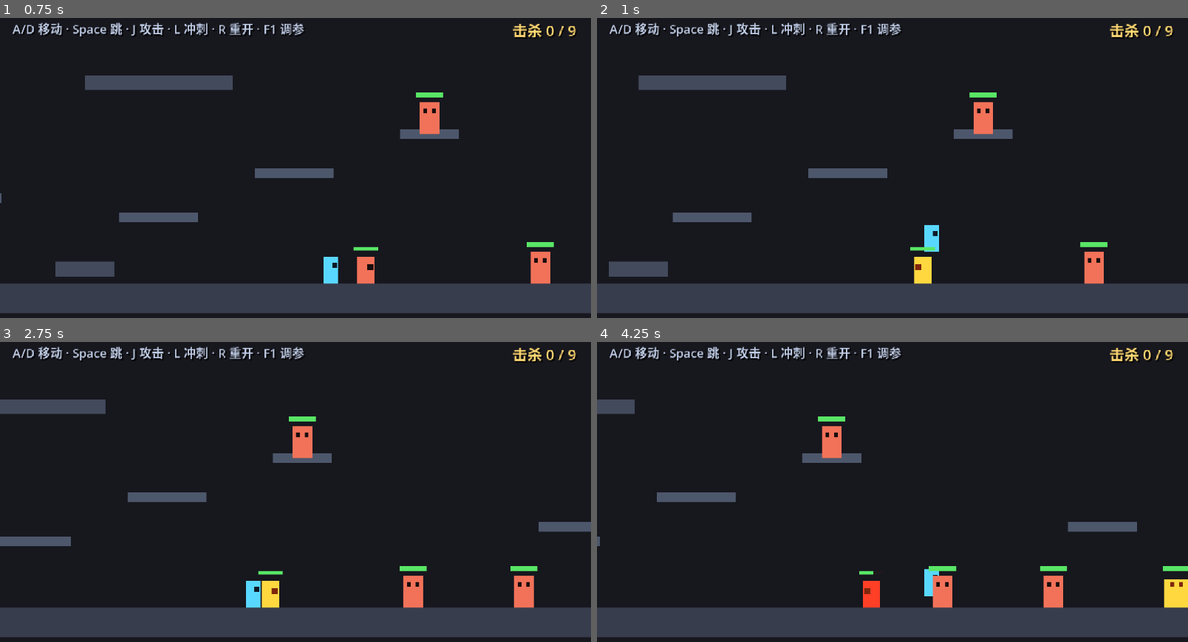
Above: before the commit, frames 1-4 (two rows, left to right).
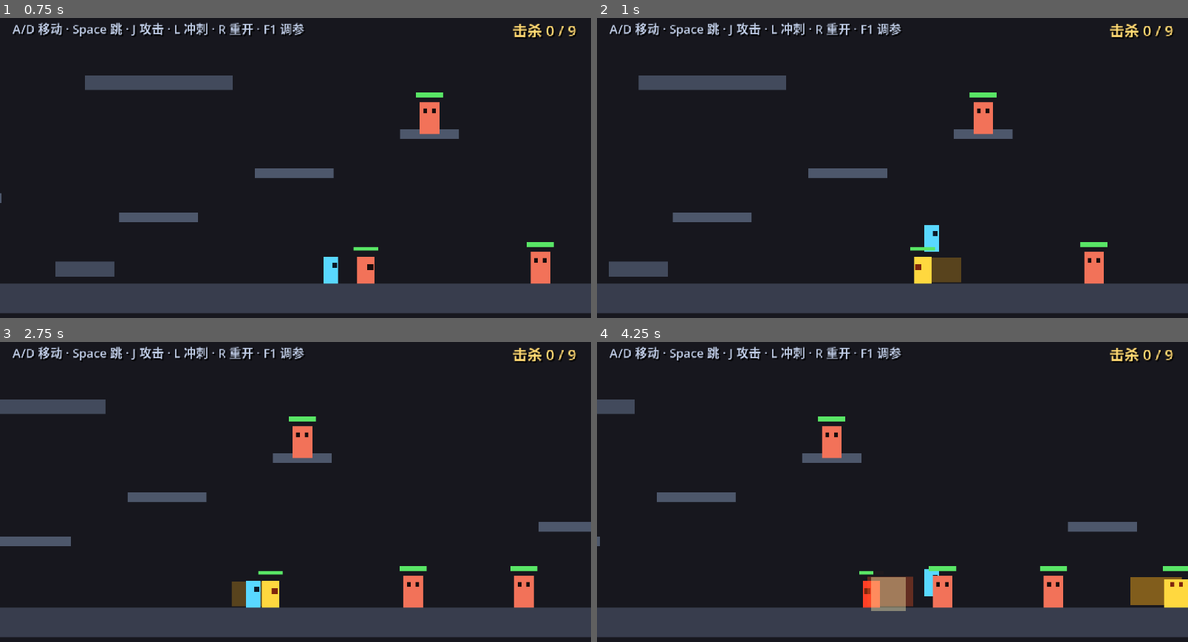
Above: after the commit, the same moments.

Repository: Palard-Lancelot/Palard-ZMD
Game: Godot game, scene res://scenes/boot/boot.tscn
Two runs of this game, one before a commit and one after it. Both use one fixed random seed, a clock stepped at 60 frames per second and the inputs below.
Inputs:
- Up to frame 1 (0.75 s): tap Enter at 0.5 s; hold D (move_right) from 0.53 s (still down); tap J (attack) at 0.6 s
- Up to frame 2 (1 s): keep holding D (move_right); tap Space (jump) at 0.77 s
- Up to frame 3 (2.75 s): tap J (attack) at 1.35, 2.3 s; tap Space (jump) at 1.52 s; release D (move_right) at 2.03 s; hold A (move_left) from 2.03 s (still down); tap L (dash) at 2.1 s
- Up to frame 4 (4.25 s): release A (move_left) at 2.78 s; hold D (move_right) from 2.78 s (still down); tap R at 2.85 s; tap Space (jump) at 3.02, 3.77 s; tap J (attack) at 3.05, 3.6 s

Frame 1 is identical in both runs. In frame 2, 0.4% of the frame differs, in the area x 56-62%, y 79-89%; in frame 3, 0.2%; in frame 4, 1.4%, in the area x 45-99%, y 78-90%.

Commit message:
fix(telegraph): 敌人攻击的可读性 —— 范围可视 + 出伤时机可视
用户反馈两个体感问题：
  1. 「出伤速度与画面不同步」—— 原来出伤只有身体变色，没有挥砍动作
  2. 「攻击范围得靠自己猜」—— 判定盒完全不可见

这不是美术缺失，是反馈缺失 —— 灰盒阶段就能、也应该解决。

改动（enemy_base.gd + dummy.gd 同一套）：
- 前摇 TelegraphVisual
    半透明橙黄矩形，**直接取自 CollisionShape2D 的真实尺寸与偏移**。
    改攻击盒尺寸时提示会自动跟随，不会出现"提示与实际判定不符"。
    前摇期间透明度 0.22 → 0.55 并略微放大 ——
    玩家能靠"变亮进度"预判出手时机，而不是数帧。
- 出伤 SlashVisual
    明显的红橙矩形 + 短促放大淡出（0.10s），
    让"判定生效的那一瞬"有明确的视觉锚点。
- 命中火花
    出伤瞬间在判定区中心炸开一个亮色方块并快速放大淡出。
- _apply_facing 同步可视化位置，攻击盒翻转时提示跟着翻转。

修复的渲染 bug：
  提示框原本 z_index = -1，而关卡 Background 是覆盖全屏的
  深色 ColorRect（z_index 0）—— 提示被背景完全盖住，看起来像没实现。
  → Background z_index 设为 -10，所有游戏对象都在它之上。

验证：8 个套件 57/57 全部通过
截图确认：
  · 前摇时敌人左侧出现清晰的橙黄范围框
  · 出伤时出现红色挥砍矩形 + 灰白命中火花

截图方法（再次确认）：PowerShell 截窗口不可靠，用
  get_root().get_texture().get_image().save_png("user://x.png")

Diff:
--- a/scenes/world/test_level.tscn
+++ b/scenes/world/test_level.tscn
@@ -60,6 +60,7 @@
 script = ExtResource("2_level")
 
 [node name="Background" type="ColorRect" parent="."]
+z_index = -10
 offset_left = -300.0
 offset_top = -300.0
 offset_right = 1400.0
--- a/scripts/enemies/dummy.gd
+++ b/scripts/enemies/dummy.gd
@@ -61,6 +61,103 @@
 		_attack_box.visible = false
 	_attack_timer = ATTACK_COOLDOWN
 	_player = get_tree().get_first_node_in_group("player")
+	_build_attack_visuals()
+
+
+# ============================================================
+# 攻击可视化（可读性修复 —— 与 enemy_base.gd 同一套思路）
+#
+# 解决两个体感问题：
+#   1. 出伤速度与画面不同步：原来只有身体变色，没有挥砍
+#   2. 攻击范围靠猜：判定盒不可见
+# ============================================================
+
+var _telegraph_poly: Polygon2D
+var _slash_poly: Polygon2D
+
+
+func _build_attack_visuals() -> void:
+	if _attack_box == null:
+		return
+	_telegraph_poly = Polygon2D.new()
+	_telegraph_poly.name = "TelegraphVisual"
+	_telegraph_poly.color = Color(1.0, 0.7, 0.1, 0.22)
+	_telegraph_poly.visible = false
+	_telegraph_poly.z_index = -1
+	add_child(_telegraph_poly)
+
+	_slash_poly = Polygon2D.new()
+	_slash_poly.name = "SlashVisual"
+	_slash_poly.color = Color(1.0, 0.35, 0.15, 0.75)
+	_slash_poly.visible = false
+	add_child(_slash_poly)
+
+	_sync_attack_visuals()
+
+
+## 让可视化矩形与攻击盒真实范围一致（范围取自 CollisionShape2D，改尺寸会自动跟随）
+func _sync_attack_visuals() -> void:
+	if _attack_box == null or _telegraph_poly == null:
+		return
+	var sh := _attack_box.get_node_or_null("CollisionShape2D") as CollisionShape2D
+	if sh == null or not (sh.shape is RectangleShape2D):
+		return
+	var size: Vector2 = (sh.shape as RectangleShape2D).size
+	var center: Vector2 = _attack_box.position + sh.position
+	var half := size * 0.5
+	var pts := PackedVector2Array([
+		center + Vector2(-half.x, -half.y),
+		center + Vector2( half.x, -half.y),
+		center + Vector2( half.x,  half.y),
+		center + Vector2(-half.x,  half.y),
+	])
+	_telegraph_poly.polygon = pts
+	_slash_poly.polygon = pts
+
+
+func _show_telegraph(v: bool) -> void:
+	if _telegraph_poly:
+		_telegraph_poly.visible = v
+		if v:
+			_telegraph_poly.color.a = 0.22
+			_telegraph_poly.scale = Vector2.ONE
+
+
+func _show_slash(v: bool) -> void:
+	if _slash_poly:
+		_slash_poly.visible = v
+		if v:
+			_slash_poly.color.a = 0.75
+			_slash_poly.scale = Vector2.ONE
+			var tw := create_tween()
+			tw.set_parallel(true)
+			tw.tween_property(_slash_poly, "scale", Vector2(1.15, 1.3), 0.10)
+			tw.tween_property(_slash_poly, "color:a", 0.0, 0.12)
+
+
+## 出伤瞬间的命中火花
+func _spawn_hit_spark() -> void:
+	if _attack_box == null:
+		return
+	var sh := _attack_box.get_node_or_null("CollisionShape2D") as CollisionShape2D
+	if sh == null:
+		return
+	var center: Vector2 = _attack_box.position + sh.position
+
+	var spark := Polygon2D.new()
+	spark.color = Color(1.0, 0.95, 0.7, 0.9)
+	var s := 6.0
+	spark.polygon = PackedVector2Array([
+		Vector2(-s, -s), Vector2(s, -s), Vector2(s, s), Vector2(-s, s)
+	])
+	spark.position = center
+	add_child(spark)
+
+	var tw := create_tween()
+	tw.set_parallel(true)
+	tw.tween_property(spark, "scale", Vector2(3.0, 3.0), 0.10)
+	tw.tween_property(spark, "color:a", 0.0, 0.12)
+	tw.chain().tween_callback(spark.queue_free)
 
 
 func _physics_process(_delta: float) -> void:
@@ -79,12 +176,16 @@
 # ============================================================
 
 func _tick_attack() -> void:
-	# --- 前摇：明显的视觉预警 ---
+	# --- 前摇：明显的视觉预警 + 攻击范围提示 ---
 	if _windup_left > 0:
 		_windup_left -= 1
 		# 呼吸式放大，越接近出手越大
 		var t: float = 1.0 - float(_windup_left) / float(WINDUP_FRAMES)
 		_body.scale = Vector2(1.0 + 0.35 * t, 1.0 - 0.15 * t)
+		# 范围提示随进度变亮，让玩家能预判出手时机
+		if _telegraph_poly and _telegraph_poly.visible:
+			_telegraph_poly.color.a = 0.22 + 0.33 * t
+			_telegraph_poly.scale = Vector2(1.0 + 0.06 * t, 1.0 + 0.06 * t)
 		if _windup_left == 0:
 			_start_active()
 		return
@@ -95,6 +196,7 @@
 		if _active_left == 0:
 			if _attack_box:
 				_attack_box.deactivate()
+			_show_slash(false)
 			_recovery_left = RECOVERY_FRAMES
 		return
 
@@ -122,8 +224,9 @@
 		_eye_l.color = Color(0.5, 0.15, 0.05, 1)
 	if _eye_r:
 		_eye_r.color = Color(0.5, 0.15, 0.05, 1)
-	# 前摇期间就把攻击盒移到正确方向，让玩家能预判打击范围
+	# 前摇期间就把攻击盒移到正确方向，并显示攻击范围提示
 	_apply_facing()
+	_show_telegraph(true)
 
 
 ## 起手前摇时转向玩家。这是"攻击可被预判"的一部分 ——
@@ -150,11 +253,16 @@
 		var shape_node := _attack_box.get_node_or_null("CollisionShape2D") as CollisionShape2D
 		if shape_node:
 			shape_node.position.x = 16.0 * _facing
+	# 攻击可视化跟随翻转，保证提示与实际判定一致
+	_sync_attack_visuals()
 
 
 func _start_active() -> void:
 	_active_left = ACTIVE_FRAMES
 	_body.color = Color(1.0, 0.25, 0.15, 1.0)
+	_show_telegraph(false)
+	_show_slash(true)
+	_spawn_hit_spark()
 	if _attack_box and _attack_box.has_method("activate"):
 		_attack_box.activate()
 
--- a/scripts/enemies/enemy_base.gd
+++ b/scripts/enemies/enemy_base.gd
@@ -88,6 +88,14 @@
 var _flash_frames: int = 0
 var _attack_timer: int = 0
 var _player: Node2D = null
+
+## 攻击可视化（阶段 0 可读性修复）
+## 这两块色块解决两个体感问题：
+##   1. 「出伤速度与画面不同步」—— 原来出伤时只有身体变色，没有挥砍动作
+##   2. 「攻击范围得靠自己猜」—— 原来判定盒完全不可见
+## 不需要美术资源，纯色块即可。
+var _telegraph_poly: Polygon2D     ## 前摇：覆盖真实判定范围的半透明提示
+var _slash_poly: Polygon2D         ## 出伤：明显的一记挥砍
 
 @onready var _body: Polygon2D = $Body
 @onready var _eye: Polygon2D = $Eye
@@ -116,7 +124,51 @@
 	_update_hp_bar()
 	if _attack_box:
 		_attack_box.deactivate()
+	_build_attack_visuals()
 	_apply_facing()
+
+
+# ============================================================
+# 攻击可视化（可读性）
+# ============================================================
+
+## 用两个 Polygon2D 覆盖真实判定范围 —— 范围直接取自 CollisionShape2D，
+## 所以以后改攻击盒尺寸，提示会自动跟着变，不会出现"提示和实际不符"。
+func _build_attack_visuals() -> void:
+	_telegraph_poly = Polygon2D.new()
+	_telegraph_poly.name = "TelegraphVisual"
+	_telegraph_poly.color = Color(1.0, 0.7, 0.1, 0.22)
+	_telegraph_poly.visible = false
+	_telegraph_poly.z_index = -1
+	add_child(_telegraph_poly)
+
+	_slash_poly = Polygon2D.new()
+	_slash_poly.name = "SlashVisual"
+	_slash_poly.color = Color(1.0, 0.35, 0.15, 0.75)
+	_slash_poly.visible = false
+	add_child(_slash_poly)
+
+	_sync_attack_visuals()
+
+
+## 让可视化矩形与攻击盒的真实范围保持一致
+func _sync_attack_visuals() -> void:
+	if _attack_box == null:
+		return
+	var sh := _attack_box.get_node_or_null("CollisionShape2D") as CollisionShape2D
+	if sh == null or not (sh.shape is RectangleShape2D):
+		return
+	var size: Vector2 = (sh.shape as RectangleShape2D).size
+	var center: Vector2 = _attack_box.position + sh.position
+	var half := size * 0.5
+	var pts := PackedVector2Array([
+		center + Vector2(-half.x, -half.y),
+		center + Vector2( half.x, -half.y),
+		center + Vector2( half.x,  half.y),
+		center + Vector2(-half.x,  half.y),
+	])
+	_telegraph_poly.polygon = pts
+	_slash_poly.polygon = pts
 
 
 func _physics_process(delta: float) -> void:
@@ -187,6 +239,7 @@
 				velocity.x = facing * w_spd * windup_speed_mult
 			else:
 				velocity.x = move_toward(velocity.x, 0.0, 600.0 * get_physics_process_delta_time())
+			_pulse_telegraph()
 			if _sm.get_frame() >= windup_frames:
 				_enter(S_ATTACK)
 
@@ -224,21 +277,91 @@
 
 	match next:
 		S_WINDUP:
+			# 前摇：身体变黄 + **显示攻击范围提示**
 			_body.color = TELEGRAPH_COLOR
 			_eye.color = Color(0.5, 0.15, 0.05, 1.0)
+			_show_telegraph(true)
 		S_ATTACK:
+			# 出伤：身体变红 + 隐藏范围提示 + **显示挥砍**
 			_body.color = ACTIVE_COLOR
+			_show_telegraph(false)
+			_show_slash(true)
+			_spawn_hit_spark()
 			if _attack_box:
 				_attack_box.activate()
 		S_RECOVER:
 			_body.color = BASE_COLOR
 			_eye.color = Color(0.1, 0.05, 0.05, 1.0)
+			_show_slash(false)
 		S_HURT:
-			pass
+			_show_telegraph(false)
+			_show_slash(false)
 		S_DEAD:
+			_show_telegraph(false)
+			_show_slash(false)
 			_die()
 
 	debug_state = str(next)
+
+
+## 前摇进度可视化：越接近出手越亮、越不透明 ——
+## 玩家可以靠"变亮的进度"预判出手时机，而不是猜
+func _pulse_telegraph() -> void:
+	if _telegraph_poly == null or not _telegraph_poly.visible:
+		return
+	var total: int = maxi(windup_frames, 1)
+	var t: float = clampf(float(_sm.get_frame()) / float(total), 0.0, 1.0)
+	# 透明度 0.12 → 0.45，同时略微放大
+	_telegraph_poly.color.a = 0.22 + 0.33 * t
+	var s: float = 1.0 + 0.06 * t
+	_telegraph_poly.scale = Vector2(s, s)
+
+
+func _show_telegraph(v: bool) -> void:
+	if _telegraph_poly:
+		_telegraph_poly.visible = v
+		if v:
+			_telegraph_poly.color.a = 0.22
+			_telegraph_poly.scale = Vector2.ONE
+
+
+func _show_slash(v: bool) -> void:
+	if _slash_poly:
+		_slash_poly.visible = v
+		if v:
+			_slash_poly.color.a = 0.75
+			_slash_poly.scale = Vector2.ONE
+			# 挥砍的短促动画：迅速放大并淡出
+			var tw := create_tween()
+			tw.set_parallel(true)
+			tw.tween_property(_slash_poly, "scale", Vector2(1.15, 1.3), 0.10)
+			tw.tween_property(_slash_poly, "color:a", 0.0, 0.12)
+
+
+## 出伤瞬间的命中火花 —— 在攻击范围中心炸开一个短暂的亮色方块。
+## 这是"打中了 / 被打中了"的即时确认。
+func _spawn_hit_spark() -> void:
+	if _attack_box == null:
+		return
+	var sh := _attack_box.get_node_or_null("CollisionShape2D") as CollisionShape2D
+	if sh == null:
+		return
+	var center: Vector2 = _attack_box.position + sh.position
+
+	var spark := Polygon2D.new()
+	spark.color = Color(1.0, 0.95, 0.7, 0.9)
+	var s := 6.0
+	spark.polygon = PackedVector2Array([
+		Vector2(-s, -s), Vector2(s, -s), Vector2(s, s), Vector2(-s, s)
+	])
+	spark.position = center
+	add_child(spark)
+
+	var tw := create_tween()
+	tw.set_parallel(true)
+	tw.tween_property(spark, "scale", Vector2(3.0, 3.0), 0.10)
+	tw.tween_property(spark, "color:a", 0.0, 0.12)
+	tw.chain().tween_callback(spark.queue_free)
 
 
 # ============================================================
@@ -278,6 +401,8 @@
 		var sh := _attack_box.get_node_or_null("CollisionShape2D") as CollisionShape2D
 		if sh:
 			sh.position.x = absf(sh.position.x) * facing
+	# 攻击可视化必须跟着攻击盒一起翻转，否则提示与实际判定不符
+	_sync_attack_visuals()
 
 
 # ============================================================
